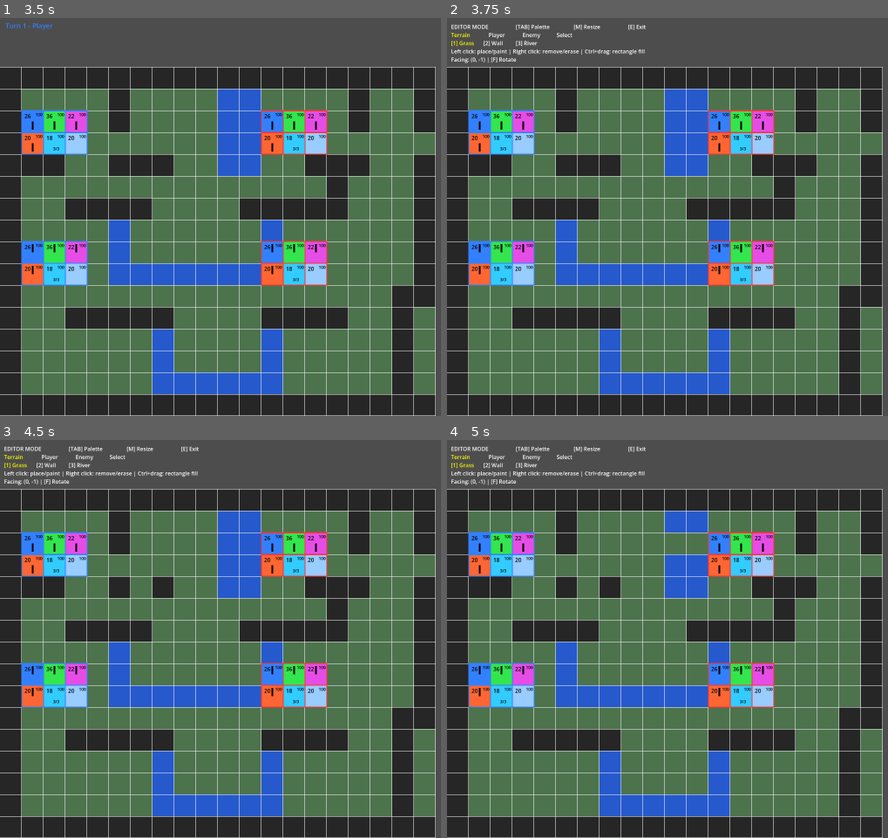
Above: before the commit, frames 1-4 (two rows, left to right).
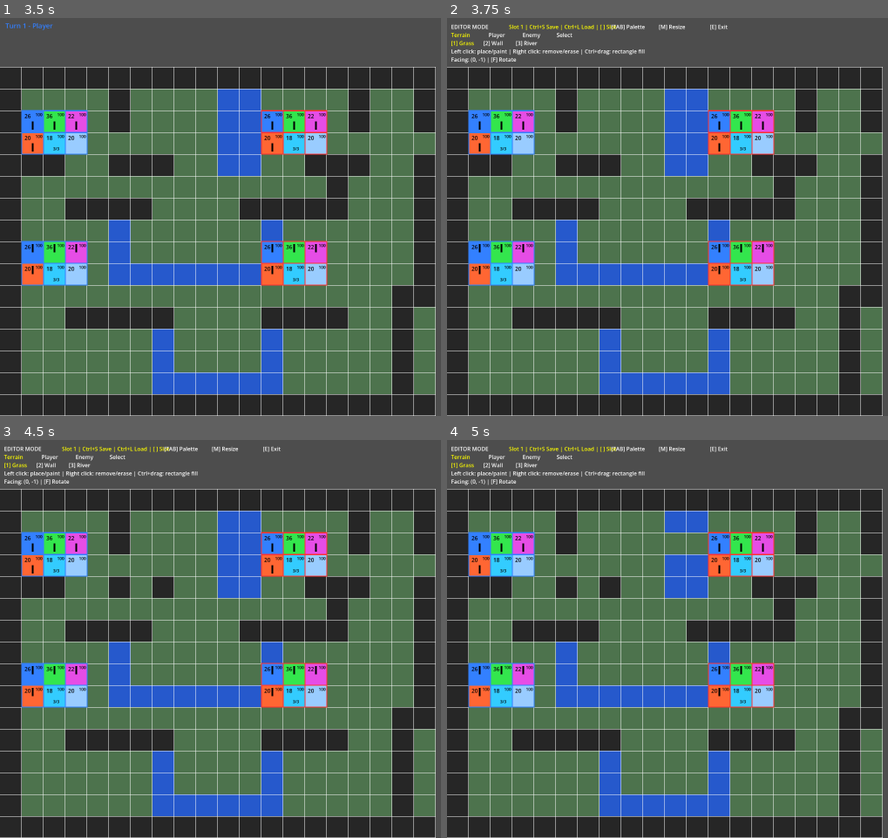
Above: after the commit, the same moments.

Repository: TimeToSolo/Grid-tactics-prototype
Game: Godot game, scene res://main.tscn
Same seed, same stepped clock (60 frames per second), same inputs: the game is played once before the commit and once after it. The project has no main scene, so this scene is started directly.
Inputs (mouse positions are in pixels of both pictures, inside the frame that each line leads up to):
- Up to frame 1 (3.5 s): tap Enter at 0.5, 2, 2.1 s; move the mouse to (outside the picture) at 0.52 s; hold Right 0.53-1.25 s; tap L at 0.6, 2.3 s; click (outside the picture) at 0.67 s; tap Space at 1.25, 2.75 s; drag from (207, 236) to (313, 296) at 1.27 s; move the mouse to (418, 129) at 2.02 s; hold Right 2.03-2.75 s; click (418, 129) at 2.17 s; drag from (313, 296) to (141, 157) at 2.77 s
- Up to frame 2 (3.75 s): tap Enter at 3.5 s; move the mouse to (outside the picture) at 3.52 s; hold Left from 3.53 s (still down); tap E at 3.6 s; click (outside the picture) at 3.67 s
- Up to frame 3 (4.5 s): tap L at 3.8 s; release Left at 4.25 s; tap Space at 4.25 s; drag from (141, 579) to (242, 539) at 4.27 s
- Up to frame 4 (5 s): no input

Frame 1 is identical in both runs. In frame 2, 0.4% of the frame differs, in the area x 14-64%, y 1-4%; in frame 3, 0.4%; in frame 4, 0.4%.

Commit message:
Add multi-slot map save/load system

Diff:
--- a/main.gd
+++ b/main.gd
@@ -32,6 +32,7 @@
 @onready var editor_system = $EditorSystem
 @onready var hover_query = $HoverQuery
 @onready var map_data = $MapData
+@onready var map_serializer = $MapSerializer
 @onready var movement_system = $MovementSystem
 @onready var path_preview_system = $PathPreviewSystem
 @onready var render_system = $RenderSystem
@@ -144,6 +145,46 @@
 # Cell where selected-area move drag began.
 var editor_move_start_cell: Vector2i = Vector2i(-1, -1)
 
+# Current save/load map slot.
+var editor_map_slot := 1
+
+# Total available quick-save slots.
+const MAX_EDITOR_MAP_SLOTS = 9
+
+# =========================
+# Returns current editor map path.
+# =========================
+
+func get_editor_map_path() -> String:
+
+	return "user://maps/map_" + str(editor_map_slot) + ".json"
+
+
+# =========================
+# Changes active editor map slot.
+# =========================
+
+func change_editor_map_slot(direction: int):
+
+	editor_map_slot += direction
+
+	if editor_map_slot < 1:
+		editor_map_slot = MAX_EDITOR_MAP_SLOTS
+
+	if editor_map_slot > MAX_EDITOR_MAP_SLOTS:
+		editor_map_slot = 1
+
+	queue_redraw()
+
+# =========================
+# Returns true if a cell is
+# inside the current selected
+# editor rectangle area.
+#
+# Used for selection movement
+# and drag detection.
+# =========================
+
 func editor_cell_is_inside_selected_area(cell: Vector2i) -> bool:
 
 	if editor_selected_rect_start == Vector2i(-1, -1):
@@ -158,6 +199,33 @@
 		and cell.y >= editor_selected_rect_start.y
 		and cell.y <= editor_selected_rect_end.y
 	)
+
+# =========================
+# Saves editor map.
+# =========================
+
+func save_editor_map():
+
+	map_serializer.save_map(
+		map_data,
+		units,
+		get_editor_map_path()
+	)
+
+# =========================
+# Loads editor map.
+# =========================
+
+func load_editor_map():
+
+	map_serializer.load_map(
+		map_data,
+		units,
+		unit_data,
+		get_editor_map_path()
+	)
+
+	queue_redraw()
 
 # =========================
 # Handles map resize prompt input.
@@ -438,7 +506,17 @@
 
 	draw_string(
 		ThemeDB.fallback_font,
-		Vector2(x + 190, top_y),
+		Vector2(x + 170, top_y),
+		"Slot " + str(editor_map_slot) + " | Ctrl+S Save | Ctrl+L Load | [ ] Slot",
+		HORIZONTAL_ALIGNMENT_LEFT,
+		-1,
+		font_size,
+		Color.YELLOW
+	)
+
+	draw_string(
+		ThemeDB.fallback_font,
+		Vector2(x + 470, top_y),
 		"[TAB] Palette",
 		HORIZONTAL_ALIGNMENT_LEFT,
 		-1,
@@ -448,7 +526,7 @@
 
 	draw_string(
 		ThemeDB.fallback_font,
-		Vector2(x + 360, top_y),
+		Vector2(x + 610, top_y),
 		"[M] Resize",
 		HORIZONTAL_ALIGNMENT_LEFT,
 		-1,
@@ -458,7 +536,7 @@
 
 	draw_string(
 		ThemeDB.fallback_font,
-		Vector2(x + 520, top_y),
+		Vector2(x + 760, top_y),
 		"[E] Exit",
 		HORIZONTAL_ALIGNMENT_LEFT,
 		-1,
@@ -972,8 +1050,19 @@
 
 func _ready():
 
-	map_data.normalize_terrain_rows()
-	units = battle_setup.create_battle_units(unit_data)
+	if FileAccess.file_exists(get_editor_map_path()):
+
+		map_serializer.load_map(
+			map_data,
+			units,
+			unit_data,
+			get_editor_map_path()
+		)
+
+	else:
+
+		map_data.normalize_terrain_rows()
+		units = battle_setup.create_battle_units(unit_data)
 
 	queue_redraw()
 
@@ -1075,8 +1164,26 @@
 		KEY_M:
 			start_editor_resize_mode()
 
+		KEY_S:
+
+			if editor_mode and event.ctrl_pressed:
+				save_editor_map()
+
+		KEY_L:
+
+			if editor_mode and event.ctrl_pressed:
+				load_editor_map()
+
 		KEY_TAB:
 			cycle_editor_palette()
+
+		KEY_BRACKETLEFT:
+			if editor_mode:
+				change_editor_map_slot(-1)
+
+		KEY_BRACKETRIGHT:
+			if editor_mode:
+				change_editor_map_slot(1)
 
 		KEY_1:
 			if editor_palette == "terrain":
--- a/main.tscn
+++ b/main.tscn
@@ -19,6 +19,7 @@
 [ext_resource type="Script" uid="uid://dtp4k1c2d8fel" path="res://selection_system.gd" id="17_yaehf"]
 [ext_resource type="Script" uid="uid://bth32tvcgqp75" path="res://path_preview_system.gd" id="18_074og"]
 [ext_resource type="Script" uid="uid://nttnhly4fbm2" path="res://editor_system.gd" id="19_cegan"]
+[ext_resource type="Script" uid="uid://dikivmag3p7lf" path="res://map_serializer.gd" id="20_82xsv"]
 
 [node name="Main" type="Node2D" unique_id=370152938]
 script = ExtResource("1_ig7tw")
@@ -76,3 +77,6 @@
 
 [node name="EditorSystem" type="Node" parent="." unique_id=1184078650]
 script = ExtResource("19_cegan")
+
+[node name="MapSerializer" type="Node" parent="." unique_id=1060888428]
+script = ExtResource("20_82xsv")
--- /dev/null
+++ b/map_serializer.gd
@@ -0,0 +1,101 @@
+extends Node
+
+# =========================
+# Saves current map state
+# to a JSON file.
+# =========================
+
+func save_map(
+	map_data,
+	units: Array,
+	file_path: String
+):
+
+	var save_data = {
+		"width": map_data.grid_width,
+		"height": map_data.grid_height,
+		"terrain_map": map_data.terrain_map,
+		"units": []
+	}
+
+	for unit in units:
+
+		save_data["units"].append({
+			"class": unit["class"],
+			"team": unit["team"],
+			"pos_x": unit["pos"].x,
+			"pos_y": unit["pos"].y,
+			"facing_x": unit["facing"].x,
+			"facing_y": unit["facing"].y
+		})
+
+	DirAccess.make_dir_recursive_absolute("user://maps")
+
+	var file = FileAccess.open(file_path, FileAccess.WRITE)
+
+	if file == null:
+		print("Failed to save map: ", file_path)
+		return
+
+	file.store_string(JSON.stringify(save_data, "\t"))
+	file.close()
+
+	print("Saved map to: ", file_path)
+
+# =========================
+# Loads map state from JSON.
+# =========================
+
+func load_map(
+	map_data,
+	units: Array,
+	unit_data,
+	file_path: String
+):
+
+	if not FileAccess.file_exists(file_path):
+		print("Map file does not exist: ", file_path)
+		return
+
+	var file = FileAccess.open(file_path, FileAccess.READ)
+
+	if file == null:
+		print("Failed to load map: ", file_path)
+		return
+
+	var json_text = file.get_as_text()
+	file.close()
+
+	var json = JSON.new()
+
+	if json.parse(json_text) != OK:
+		print("Failed to parse map JSON.")
+		return
+
+	var data = json.data
+
+	map_data.grid_width = data["width"]
+	map_data.grid_height = data["height"]
+
+	map_data.terrain_map = data["terrain_map"]
+
+	units.clear()
+
+	for unit_info in data["units"]:
+
+		var unit = unit_data.create_unit(
+			unit_info["class"],
+			unit_info["team"],
+			Vector2i(
+				unit_info["pos_x"],
+				unit_info["pos_y"]
+			),
+			Vector2i(
+				unit_info["facing_x"],
+				unit_info["facing_y"]
+			)
+		)
+
+		units.append(unit)
+
+	print("Loaded map from: ", file_path)
Not shown, added: map_serializer.gd.uid
